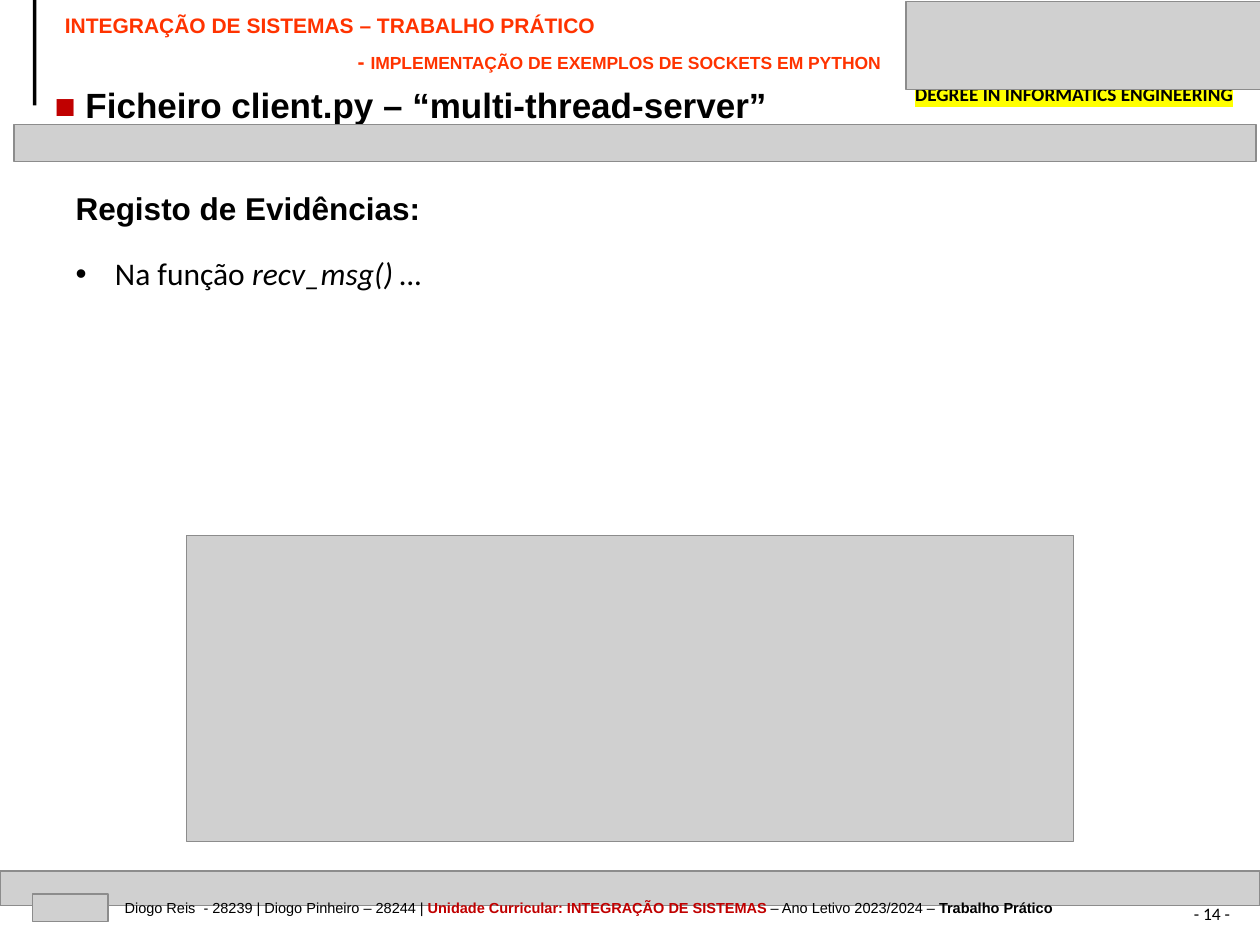
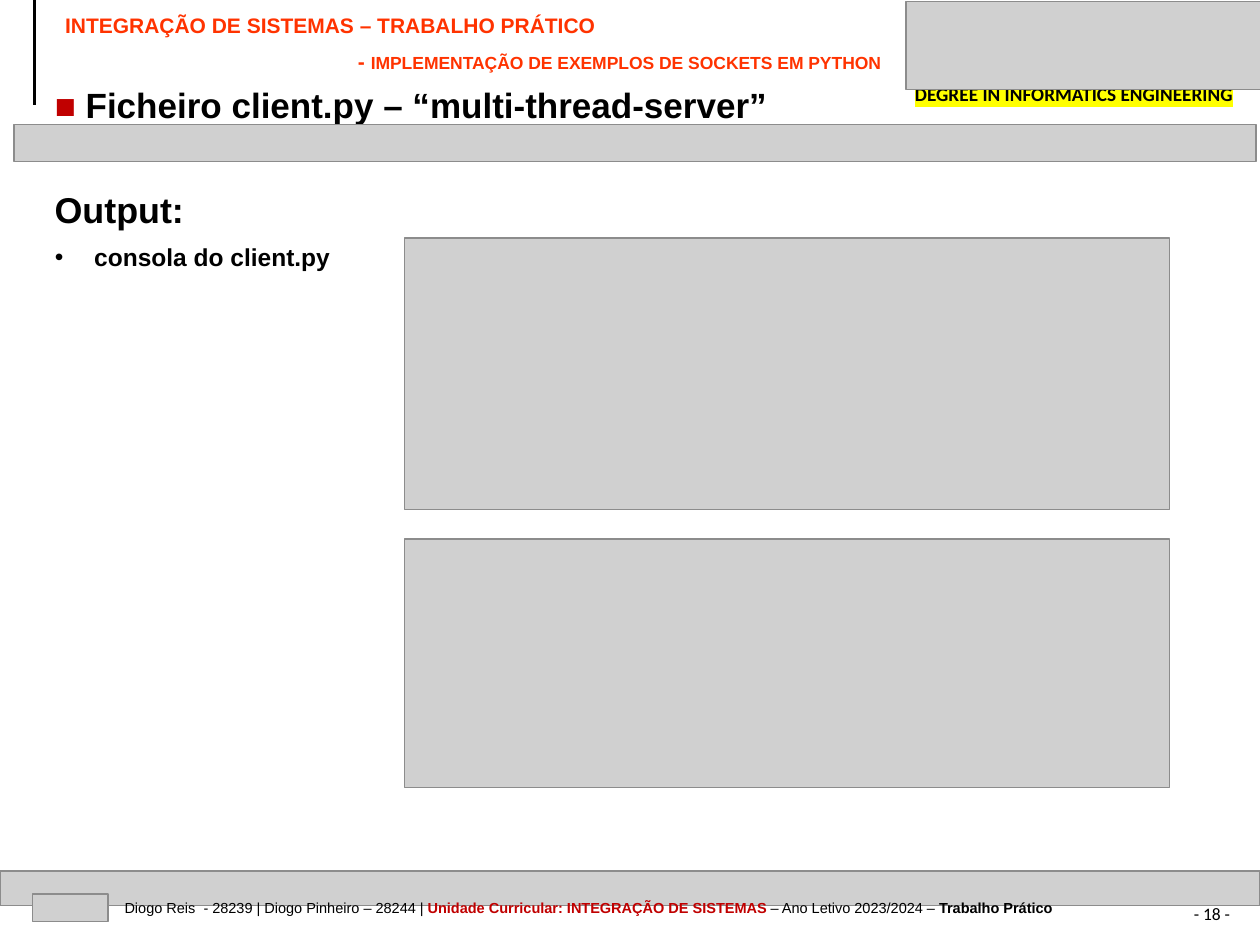
Before and after one commit to devdp11/socket_thread_conn-project, a slide deck: slide 18 of IPVC-EI-TP-SOCKETS-28244-28239.pptx (slide 14 before the commit). Drawn at 1260x945 pixels with LibreOffice and Linux fonts; fonts in the diff are those of the drawing; grey boxes stand for pictures. Boxes give left, top, right and bottom in pixels: in the first picture for what was removed or moved away, otherwise in the second. Text is boxed around its words. In the diff, an @@ line names an element or a change of style, - is before the commit and + after.

```diff
--- a/IPVC-EI-TP-SOCKETS-28244-28239.pptx
+++ b/IPVC-EI-TP-SOCKETS-28244-28239.pptx
@@ text "INTEGRAÇÃO DE SISTEMAS – TRABALHO ..." at (65, 16, 881, 73): less space between paragraphs; more space between paragraphs @@
@@ text added at (55, 198, 184, 230), 20.5 pt, text #000000, bold @@
+Output:
@@ text removed at (76, 196, 420, 226) @@
-Registo de Evidências:
@@ picture added at (404, 238, 1169, 509) @@
@@ text added at (94, 248, 329, 271), 14 pt, text #000000, bold @@
+• consola do client.py
@@ text removed at (115, 262, 393, 291) @@
-• Na função recv_msg() …
@@ picture: place and size @@
-picture at (186, 536, 1074, 842)
+picture at (404, 539, 1169, 788)
@@ page number at (1203, 905, 1221, 920): text changed @@
-- 14 -
+- 18 -
```
Also in this commit, not shown: 16 other slides changed, 3 slides added, 2 other files.
